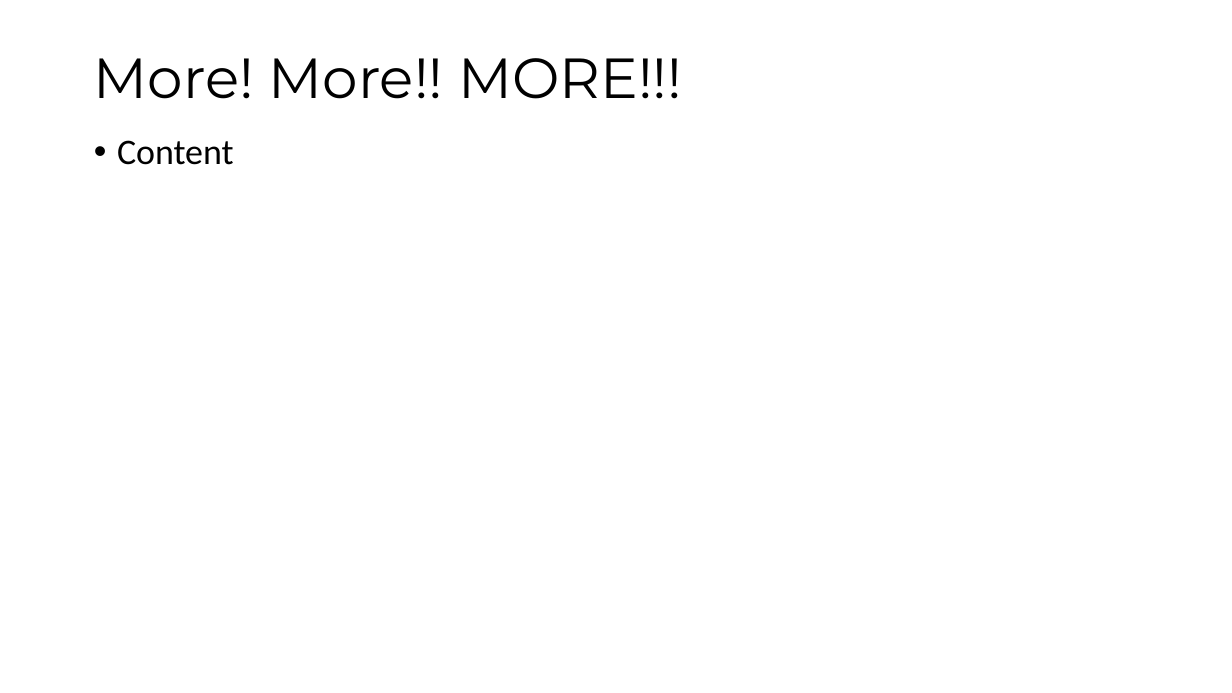
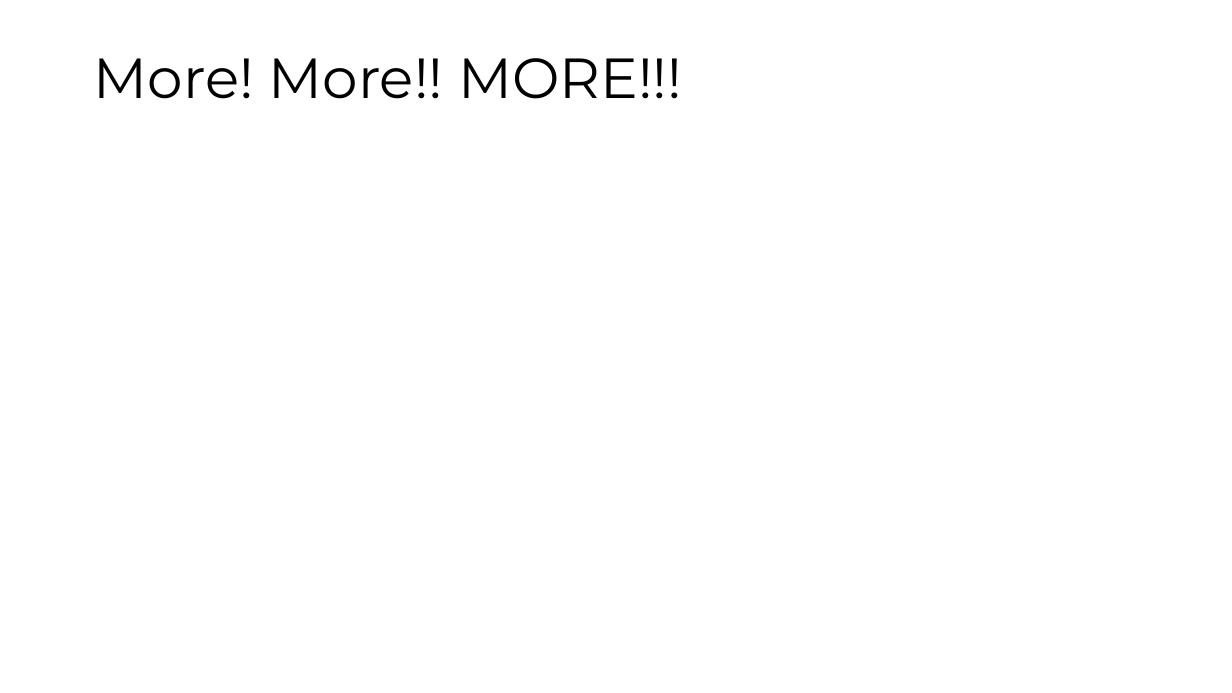
Before and after one commit to maatt4code/PicsAndStuff, a slide deck: slide 22 of Presentation/FXMM.pptx. Drawn at 1232x693 pixels with LibreOffice and Linux fonts; fonts in the diff are those of the drawing. Boxes give left, top, right and bottom in pixels: in the first picture for what was removed or moved away, otherwise in the second. Text is boxed around its words. In the diff, an @@ line names an element or a change of style, - is before the commit and + after.

```diff
--- a/Presentation/FXMM.pptx
+++ b/Presentation/FXMM.pptx
@@ text removed at (x1=117, y1=140, x2=234, y2=165) @@
-• Content
```
Also in this commit, not shown: 7 other slides changed.
